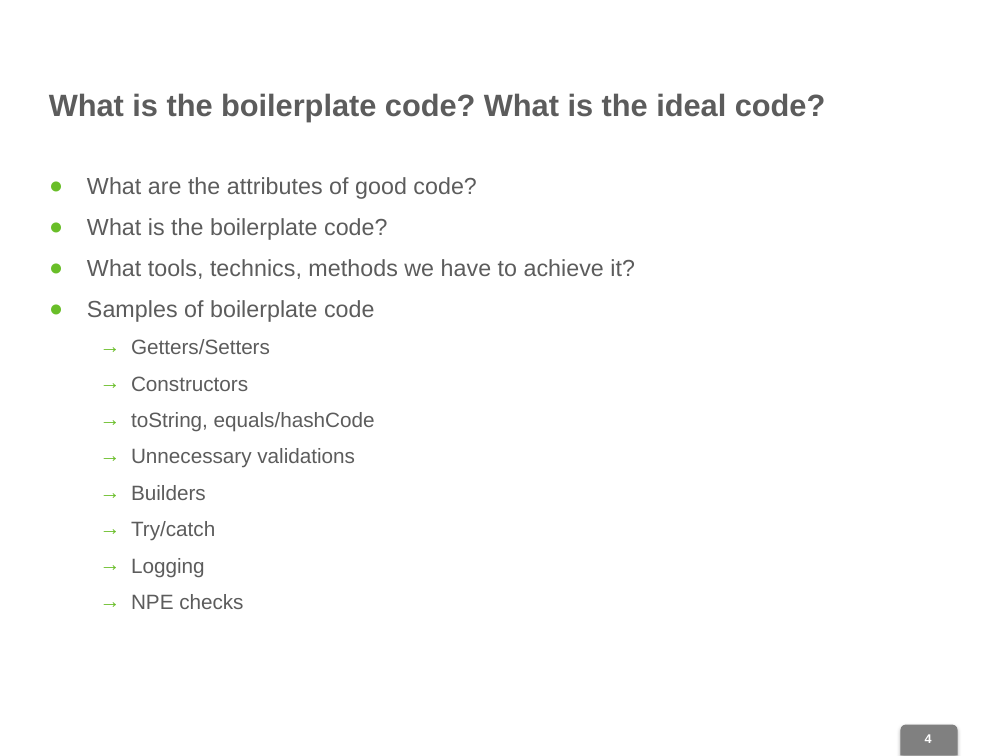
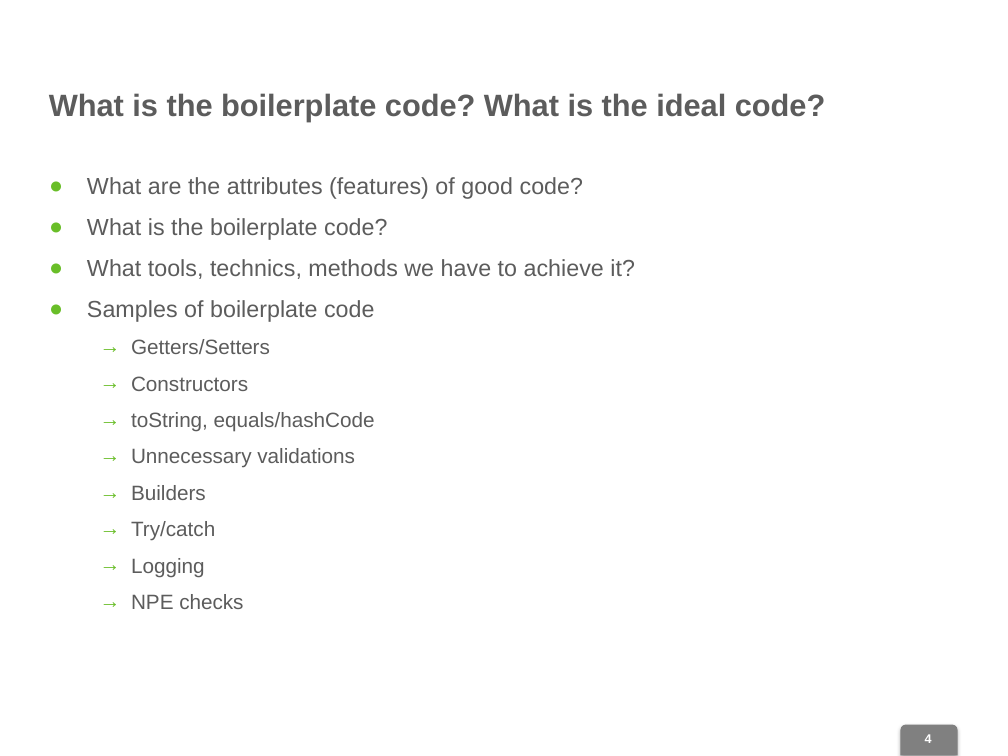
Before and after one commit to dimpon/fight-boilerplatecode-tutorial, a slide deck: slide 4 of Boilerplate.pptx. Drawn at 1008x756 pixels with LibreOffice and Linux fonts; fonts in the diff are those of the drawing; background and template pictures are left out. Boxes give left, top, right and bottom in pixels: in the first picture for what was removed or moved away, otherwise in the second. Text is boxed around its words. In the diff, an @@ line names an element or a change of style, - is before the commit and + after.

```diff
--- a/Boilerplate.pptx
+++ b/Boilerplate.pptx
@@ text at [87,177,583,199]: text changed @@
-● What are the attributes of good code?
+● What are the attributes (features) of good code?
```
Also in this commit, not shown: 2 other slides changed, 2 slides added, 4 other files.
